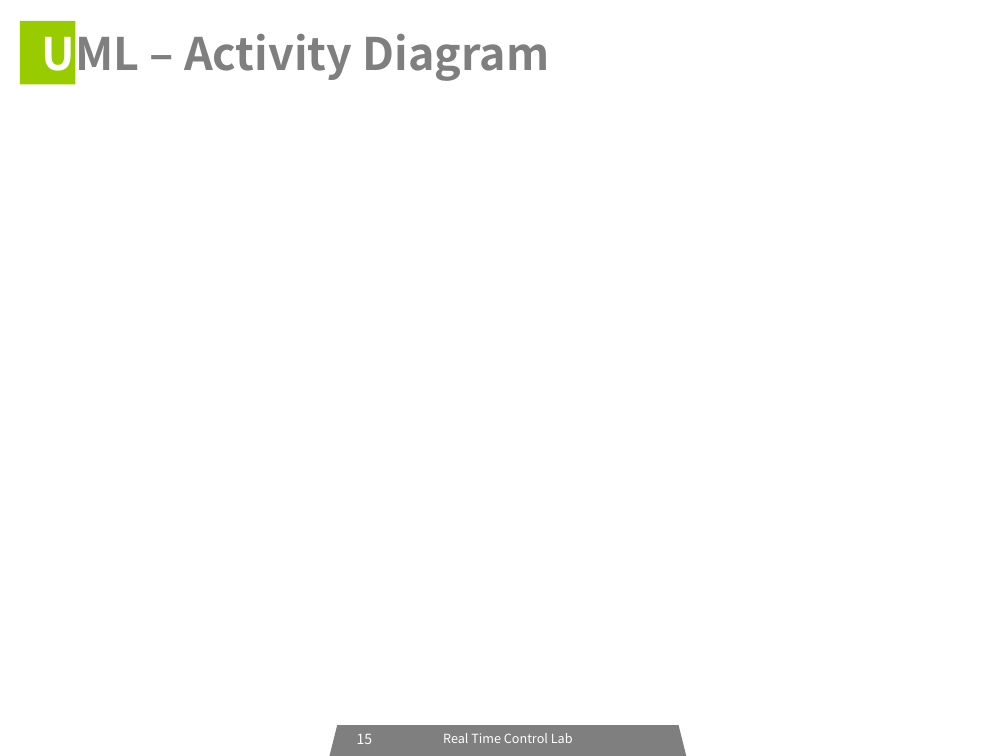
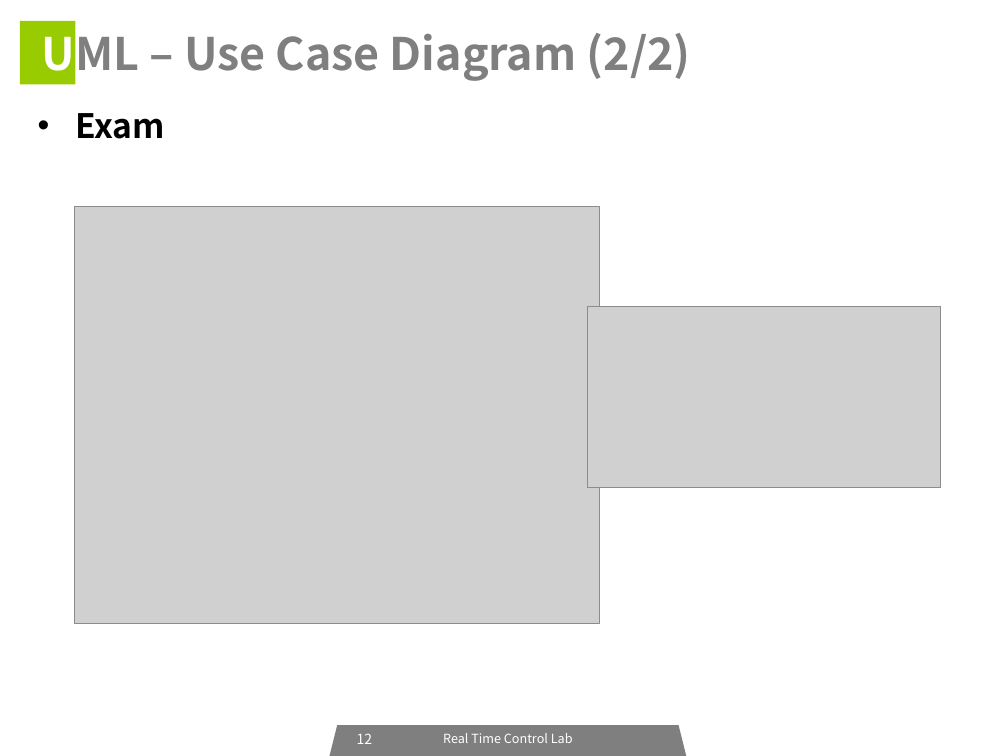
Before and after one commit to icarosss/RTCLAB, a slide deck: slide 12 of RTCLAB_세미나_03.ppt (slide 15 before the commit). Drawn at 1008x756 pixels with LibreOffice and Linux fonts; fonts in the diff are those of the drawing; grey boxes stand for pictures. Boxes give left, top, right and bottom in pixels: in the first picture for what was removed or moved away, otherwise in the second. Text is boxed around its words. In the diff, an @@ line names an element or a change of style, - is before the commit and + after.

```diff
--- a/RTCLAB_세미나_03.ppt
+++ b/RTCLAB_세미나_03.ppt
@@ title at box(42, 25, 691, 82): text changed @@
-UML – Activity Diagram
+UML – Use Case Diagram (2/2)
@@ text added at box(75, 113, 165, 139), 24 pt, text #000000, bold @@
+• Exam
@@ picture added at box(75, 207, 600, 625) @@
@@ picture added at box(588, 306, 940, 487) @@
@@ page number at box(357, 733, 373, 744): text changed @@
-15
+12
```
Also in this commit, not shown: 6 other slides changed, 9 slides added, 7 slides removed, 2 other files.
